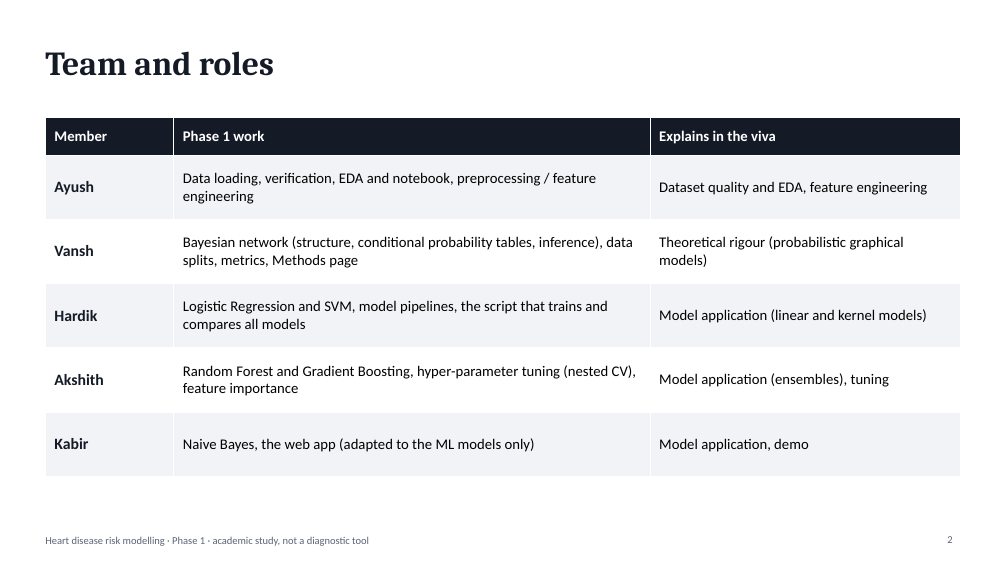
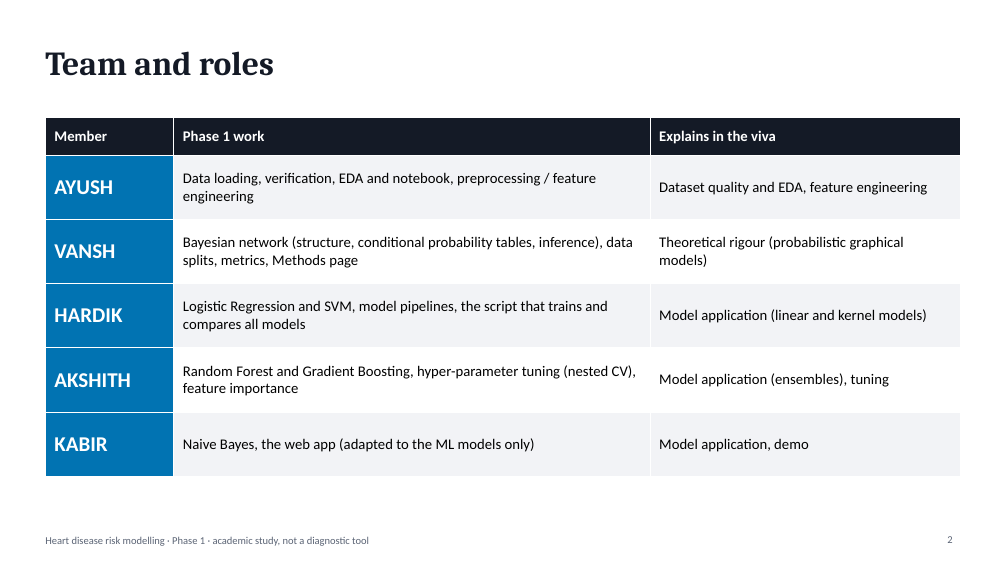
Before and after one commit to Akshith17323/AML-DL_Project, a slide deck: slide 2 of reports/presentation/Heart_Disease_Risk_Modelling.pptx. Drawn at 1008x567 pixels with LibreOffice and Linux fonts; fonts in the diff are those of the drawing. Boxes give left, top, right and bottom in pixels: in the first picture for what was removed or moved away, otherwise in the second. Text is boxed around its words. In the diff, an @@ line names an element or a change of style, - is before the commit and + after.

```diff
--- a/reports/presentation/Heart_Disease_Risk_Modelling.pptx
+++ b/reports/presentation/Heart_Disease_Risk_Modelling.pptx
@@ table at box(45, 117, 960, 476) @@
-row 2, column 1: Ayush
+row 2, column 1: AYUSH
-row 3, column 1: Vansh
+row 3, column 1: VANSH
-row 4, column 1: Hardik
+row 4, column 1: HARDIK
-row 5, column 1: Akshith
+row 5, column 1: AKSHITH
-row 6, column 1: Kabir
+row 6, column 1: KABIR
@@ fill #F2F3F6 to #0173B2 in 3 cells @@
@@ fill #FFFFFF to #0173B2 in 2 cells @@
```
Also in this commit, not shown: 1 other slide changed.
